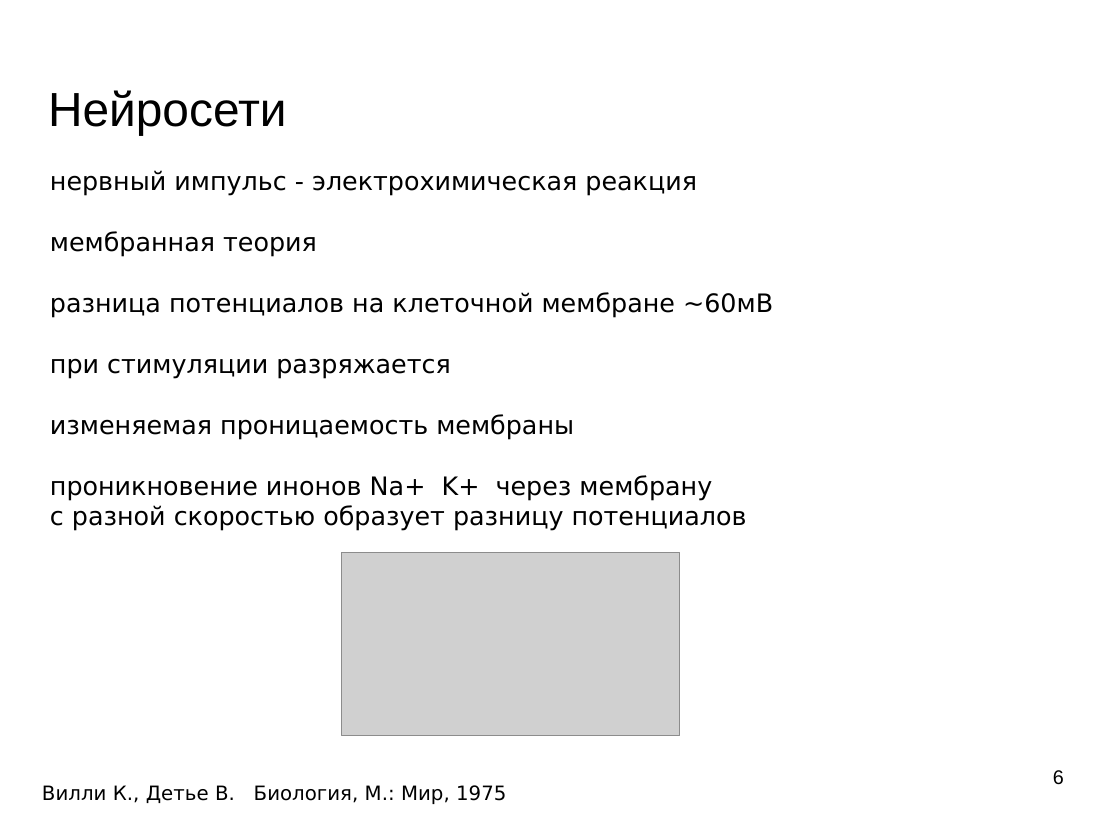
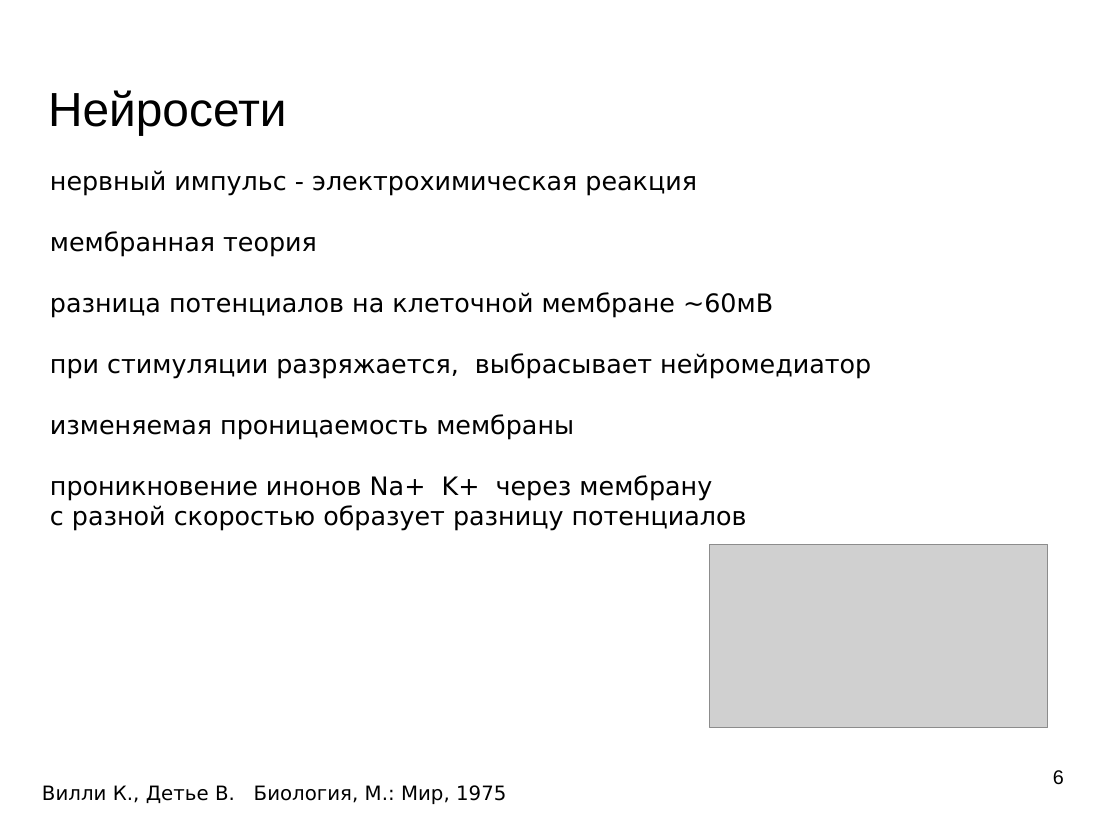
Before and after one commit to mechanoid5/ml_lectorium_legacy, a slide deck: slide 6 of 10-ann.odp. Drawn at 1120x840 pixels with LibreOffice and Linux fonts; fonts in the diff are those of the drawing; grey boxes stand for pictures; background and template pictures are left out. Boxes give left, top, right and bottom in pixels: in the first picture for what was removed or moved away, otherwise in the second. Text is boxed around its words. In the diff, an @@ line names an element or a change of style, - is before the commit and + after.

```diff
--- a/10-ann.odp
+++ b/10-ann.odp
@@ text at (x1=50, y1=353, x2=871, y2=379): text changed @@
-при стимуляции разряжается
+при стимуляции разряжается, выбрасывает нейромедиатор
@@ picture moved from (x1=341, y1=552, x2=680, y2=736) to (x1=710, y1=545, x2=1049, y2=729) @@
```
Also in this commit, not shown: 6 other slides changed, 10 slides added, 2 slides removed.
